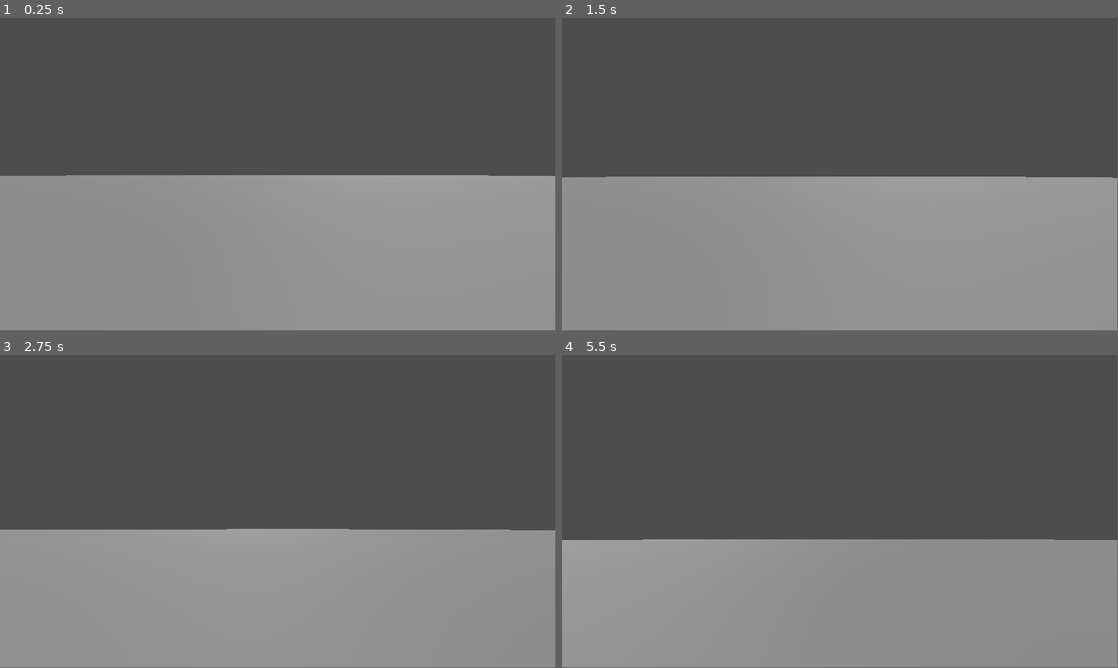
Above: before the commit, frames 1-4 (two rows, left to right).
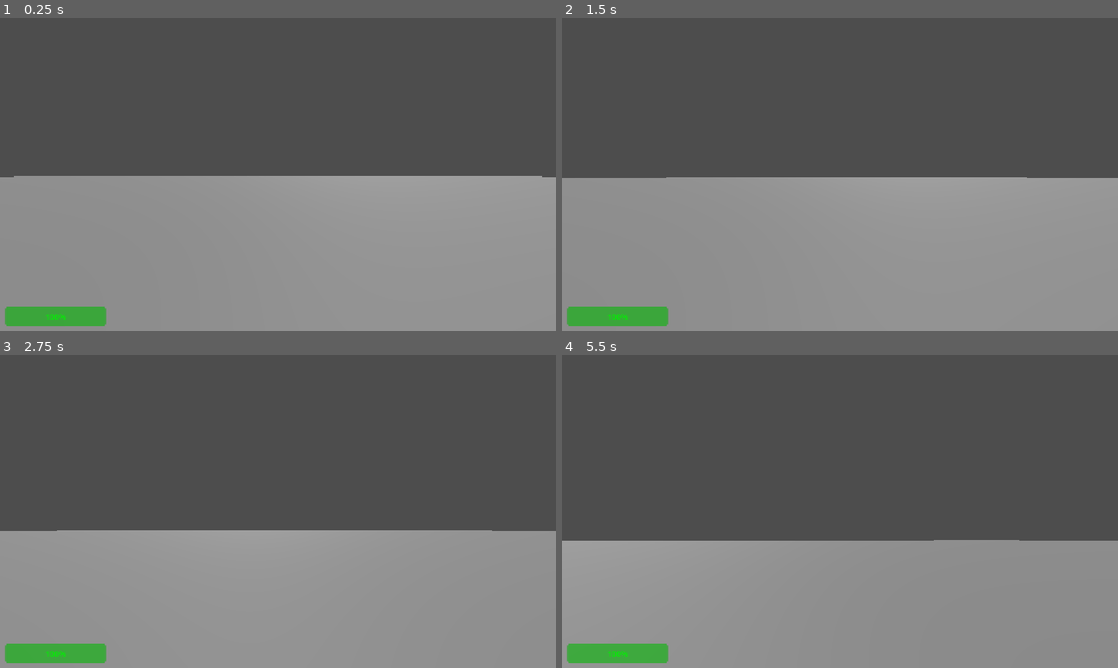
Above: after the commit, the same moments.

Repository: GunMan9/NapoleonGameRepo
Game: Godot game, scene res://Main/main.tscn
Same seed, same stepped clock (60 frames per second), same inputs: the game is played once before the commit and once after it.
Inputs (mouse positions are in pixels of both pictures, inside the frame that each line leads up to):
- Up to frame 1 (0.25 s): no input
- Up to frame 2 (1.5 s): tap Enter at 0.5 s; move the mouse to (867, 171) at 0.52 s; hold W (move_forward) 0.53-1.28 s; tap Tab at 0.6, 1.35 s; tap Space (jump) at 0.77, 1.25 s; move the mouse to (728, 190) at 1.27 s; hold S (move_backwards) from 1.28 s (still down)
- Up to frame 3 (2.75 s): tap Space (jump) at 1.52 s; tap Enter at 2 s; move the mouse to (289, 505) at 2.02 s; release S (move_backwards) at 2.03 s; hold W (move_forward) from 2.03 s (still down); tap Tab at 2.1 s
- Up to frame 4 (5.5 s): tap Space (jump) at 2.75, 3.02, 3.77, 4.52, 5 s; move the mouse to (812, 574) at 2.77 s; tap Tab every 0.75 s from 2.85 to 5.1 s; tap Enter at 3.5 s; move the mouse to (878, 514) at 3.52 s; move the mouse to (673, 464) at 4.27 s; release W (move_forward) at 4.28 s; hold A (move_left) 4.28-5.03 s; move the mouse to (845, 511) at 5.02 s; hold W (move_forward) from 5.03 s (still down)
The window is 799x449 before the commit and 800x450 after it. Grey fills any space a smaller window leaves; there, only what the larger window draws over its background counts as a difference.

The runs differ from the first frame. In frame 1, 1.4% of the frame differs, in the area x 0-100%, y 0-99%; in frame 2, 1.4%; in frame 3, 1.7%; in frame 4, 1.8%, in the area x 0-100%, y 58-100%.

Commit message:
Health System v1
Finished a basic health system. It should be fully working, but I dont have anything to test the damage system until guns are done.

Diff:
--- /dev/null
+++ b/napoleon-game/Main/HealthSystem.gd
@@ -0,0 +1,20 @@
+extends Node
+class_name HealthComponent
+
+signal health_changed(current_health)
+signal died
+
+@export var max_health: int = 100
+var current_health: int
+
+func _ready():
+	current_health = max_health
+	health_changed.emit(current_health)
+
+func take_damage(amount: int):
+	print("Damage taken:", amount)
+	current_health = max(0, current_health - amount)
+	health_changed.emit(current_health)
+
+	if current_health == 0:
+		died.emit()
--- /dev/null
+++ b/napoleon-game/Main/health_bar.gd
@@ -0,0 +1,12 @@
+extends ProgressBar
+
+@export var health_component: HealthComponent
+
+func _ready():
+	max_value = health_component.max_health
+	value = health_component.current_health
+
+	health_component.health_changed.connect(_on_health_changed)
+
+func _on_health_changed(new_health):
+	value = new_health
--- a/napoleon-game/Main/main.tscn
+++ b/napoleon-game/Main/main.tscn
@@ -1,6 +1,8 @@
 [gd_scene format=3 uid="uid://bt7pvpxp7cdja"]
 
+[ext_resource type="Script" uid="uid://xx8rjoig4d53" path="res://Main/health_bar.gd" id="1_2w1kt"]
 [ext_resource type="PackedScene" uid="uid://c4k8n3kad1tg5" path="res://Main/player.tscn" id="1_yh5la"]
+[ext_resource type="Script" uid="uid://ktd24lly4n0j" path="res://Main/HealthSystem.gd" id="3_qvhan"]
 
 [sub_resource type="BoxMesh" id="BoxMesh_7u77a"]
 
@@ -9,18 +11,42 @@
 [node name="Main" type="Node3D" unique_id=1670441611]
 
 [node name="DirectionalLight3D" type="DirectionalLight3D" parent="." unique_id=1807291136]
-transform = Transform3D(-0.8660254, -0.43301278, 0.25, 0, 0.49999997, 0.86602545, -0.50000006, 0.75, -0.43301266, 0, 0, 0)
+transform = Transform3D(-0.8660254, -0.43301278, 0.25, 0, 0.49999997, 0.86602545, -0.50000006, 0.75, -0.43301266, 19.951035, 8.798187, -7.394811)
 shadow_enabled = true
 
 [node name="StaticBody3D" type="StaticBody3D" parent="." unique_id=2032350504]
 
 [node name="Floor" type="MeshInstance3D" parent="StaticBody3D" unique_id=439253767]
-transform = Transform3D(575.6688, 0, 0, 0, 0.17014605, 0, 0, 0, 610.30725, 0, 0, 0)
+transform = Transform3D(500, 0, 0, 0, 0.17, 0, 0, 0, 500, -0.022220612, -9.536743e-07, -0.045679092)
 mesh = SubResource("BoxMesh_7u77a")
 
 [node name="CollisionShape3D" type="CollisionShape3D" parent="StaticBody3D" unique_id=1092351289]
-transform = Transform3D(38.9, 0, 0, 0, 0.17, 0, 0, 0, 40.3, 0, 0, 0)
+transform = Transform3D(500, 0, 0, 0, 0.17, 0, 0, 0, 500, 0, 0, 0)
 shape = SubResource("BoxShape3D_yh5la")
 
 [node name="CharacterBody3D" parent="." unique_id=647834110 instance=ExtResource("1_yh5la")]
-transform = Transform3D(1, 0, 0, 0, 1, 0, 0, 0, 1, 0.4942932, 0.58465475, 0.1926403)
+transform = Transform3D(1, 0, 0, 0, 1, 0, 0, 0, 1, 0.032307625, 0.5846557, -0.3235526)
+
+[node name="HealthComponent" type="Node" parent="CharacterBody3D" unique_id=222519866]
+script = ExtResource("3_qvhan")
+
+[node name="UI" type="Control" parent="." unique_id=1937098593]
+layout_mode = 3
+anchors_preset = 0
+offset_right = 40.0
+offset_bottom = 40.0
+
+[node name="Bars" type="CanvasLayer" parent="UI" unique_id=1958045647]
+
+[node name="HealthBar" type="ProgressBar" parent="UI/Bars" unique_id=808426014 node_paths=PackedStringArray("health_component")]
+modulate = Color(0, 1, 0, 1)
+anchors_preset = 2
+anchor_top = 1.0
+anchor_bottom = 1.0
+offset_left = 11.0
+offset_top = -50.0
+offset_right = 219.0
+offset_bottom = -10.0
+grow_vertical = 0
+script = ExtResource("1_2w1kt")
+health_component = NodePath("../../../CharacterBody3D/HealthComponent")
--- a/napoleon-game/Main/player.tscn
+++ b/napoleon-game/Main/player.tscn
@@ -5,14 +5,6 @@
 [sub_resource type="CapsuleMesh" id="CapsuleMesh_b1k5n"]
 
 [sub_resource type="CapsuleShape3D" id="CapsuleShape3D_oqfe6"]
-
-[sub_resource type="SceneReplicationConfig" id="SceneReplicationConfig_13rrc"]
-properties/0/path = NodePath(".:position")
-properties/0/spawn = true
-properties/0/replication_mode = 1
-properties/1/path = NodePath(".:rotation")
-properties/1/spawn = true
-properties/1/replication_mode = 1
 
 [node name="CharacterBody3D" type="CharacterBody3D" unique_id=647834110]
 transform = Transform3D(1, 0, 0, 0, 1, 0, 0, 0, 1, 0, 0.49965566, 0)
@@ -29,7 +21,3 @@
 [node name="Camera3D" type="Camera3D" parent="." unique_id=817922056]
 transform = Transform3D(1, 0, 0, 0, 1, 0, 0, 0, 1, 0, 1.7218246, 0.31975412)
 fov = 80.0
-
-[node name="MultiplayerSynchronizer" type="MultiplayerSynchronizer" parent="." unique_id=115825341]
-root_path = NodePath("../..")
-replication_config = SubResource("SceneReplicationConfig_13rrc")
--- /dev/null
+++ b/napoleon-game/Main/userinterface.tscn
@@ -0,0 +1,9 @@
+[gd_scene format=3 uid="uid://cyfmobba4fnfw"]
+
+[node name="Control" type="Control" unique_id=914533487]
+layout_mode = 3
+anchors_preset = 15
+anchor_right = 1.0
+anchor_bottom = 1.0
+grow_horizontal = 2
+grow_vertical = 2
--- a/napoleon-game/project.godot
+++ b/napoleon-game/project.godot
@@ -14,6 +14,10 @@
 run/main_scene="res://Main/main.tscn"
 config/features=PackedStringArray("4.6", "Forward Plus")
 config/icon="res://icon.svg"
+
+[display]
+
+window/stretch/mode="canvas_items"
 
 [dotnet]
 
Not shown, added: napoleon-game/Main/HealthSystem.gd.uid
Not shown, added: napoleon-game/Main/health_bar.gd.uid
